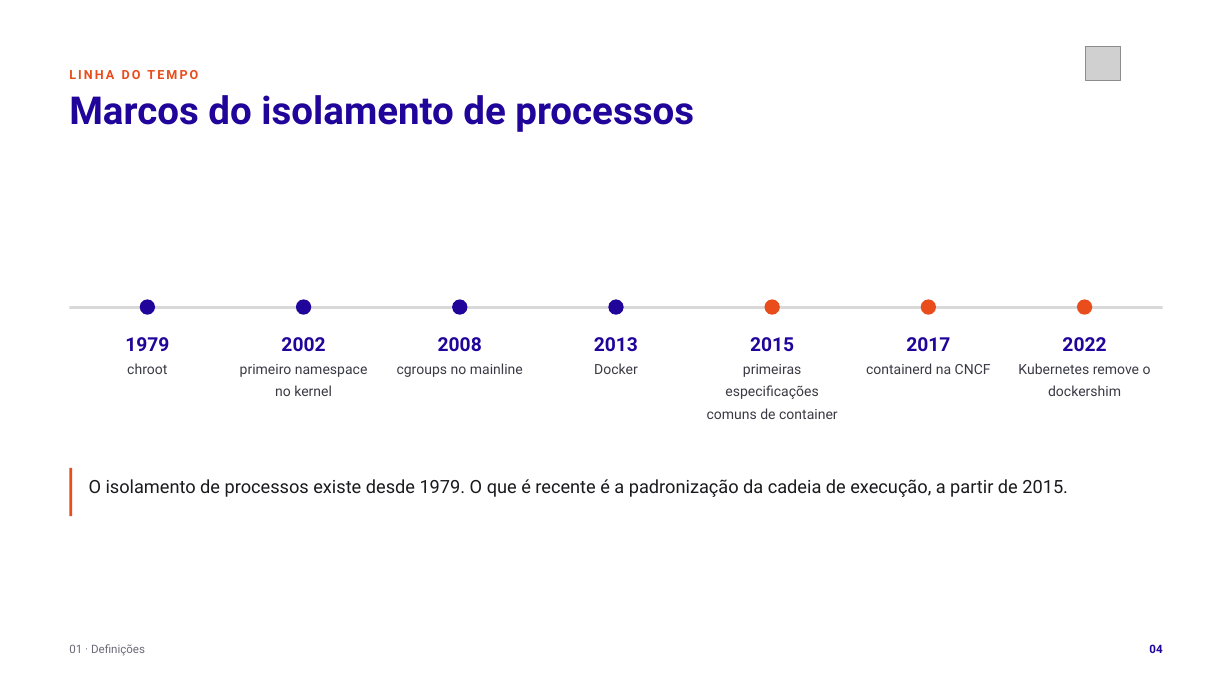
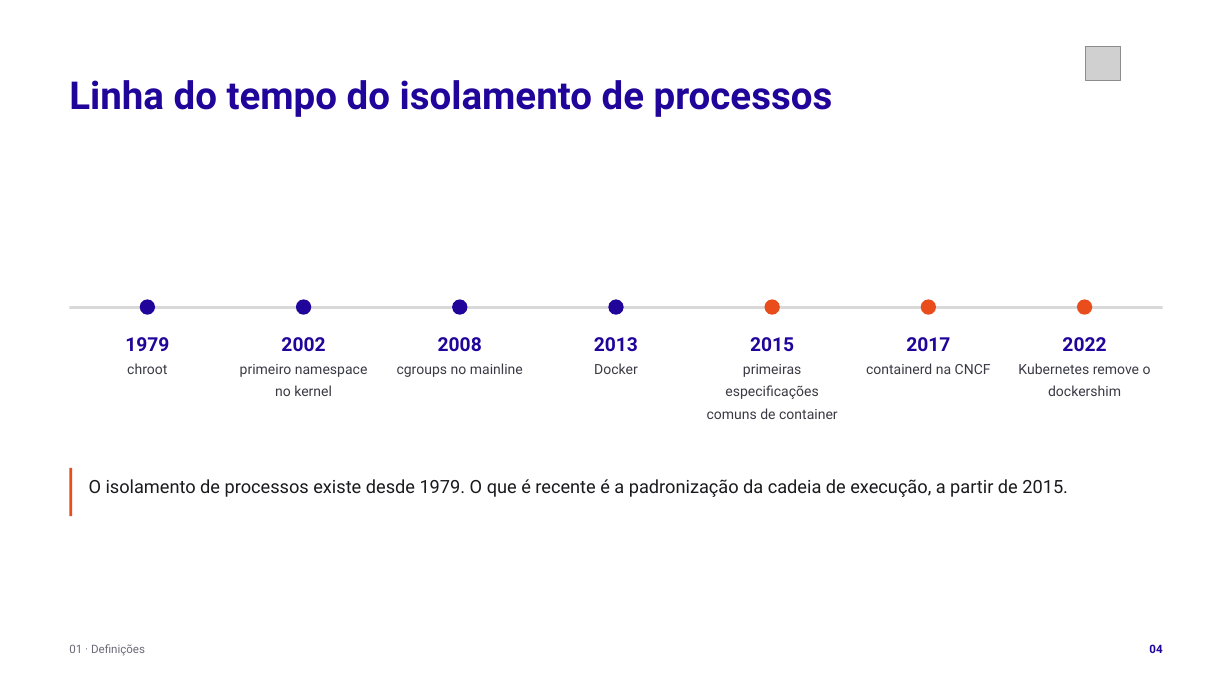
Before and after one commit to tcpassos/invite-app, a slide deck: slide 4 of trabalhos/T1-Docker-Invite-People.pptx. Drawn at 1232x693 pixels with LibreOffice and Linux fonts; fonts in the diff are those of the drawing; grey boxes stand for pictures. Boxes give left, top, right and bottom in pixels: in the first picture for what was removed or moved away, otherwise in the second. Text is boxed around its words. In the diff, an @@ line names an element or a change of style, - is before the commit and + after.

```diff
--- a/trabalhos/T1-Docker-Invite-People.pptx
+++ b/trabalhos/T1-Docker-Invite-People.pptx
@@ text at box(69, 80, 833, 117): text changed @@
-Marcos do isolamento de processos
+Linha do tempo do isolamento de processos
@@ text removed at box(69, 70, 198, 79) @@
-LINHA DO TEMPO
```
Also in this commit, not shown: 25 other slides changed, 31 other files.
